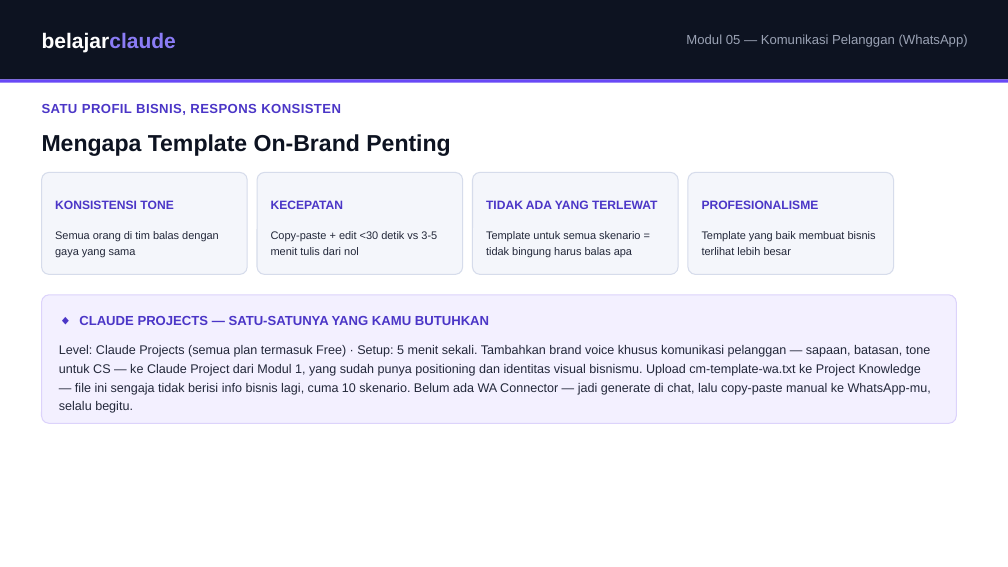
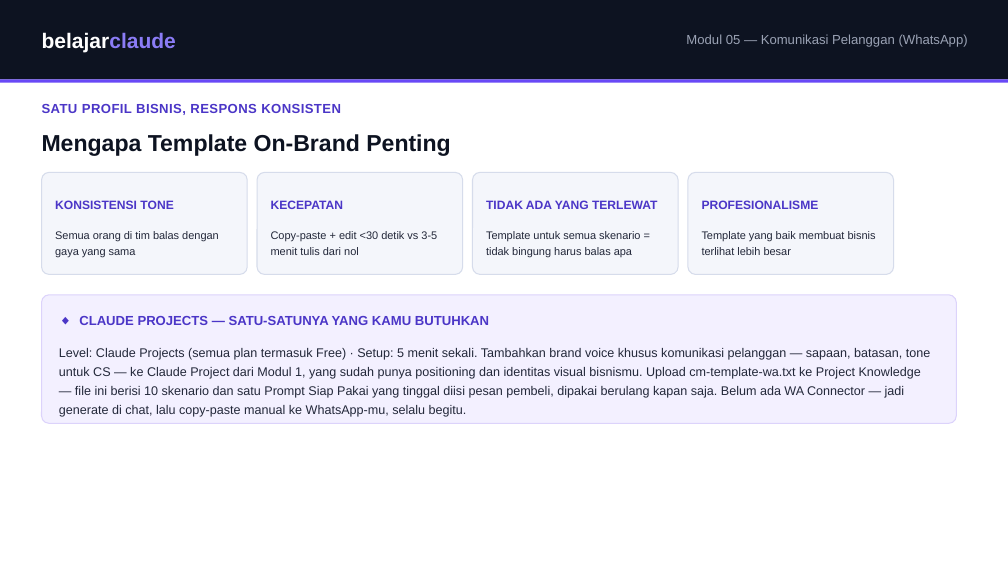
Before and after one commit to juliautomo/belajar-claude, a slide deck: slide 2 of Content-Marketing/M05-Komunikasi-Pelanggan/K3-M05-Komunikasi-Pelanggan.pptx. Drawn at 1008x567 pixels with LibreOffice and Linux fonts; fonts in the diff are those of the drawing. Boxes give left, top, right and bottom in pixels: in the first picture for what was removed or moved away, otherwise in the second. Text is boxed around its words. In the diff, an @@ line names an element or a change of style, - is before the commit and + after.

Commit message:
M05: simplify to Julia's 3-latihan design — upload once (L2), reuse the file's own built-in Prompt Siap Pakai for every real case (L3), no more generate-then-reupload cycle

```diff
--- a/Content-Marketing/M05-Komunikasi-Pelanggan/K3-M05-Komunikasi-Pelanggan.pptx
+++ b/Content-Marketing/M05-Komunikasi-Pelanggan/K3-M05-Komunikasi-Pelanggan.pptx
@@ text at (59, 348, 930, 417): text changed @@
-Level: Claude Projects (semua plan termasuk Free) · Setup: 5 menit sekali. Tambahkan brand voice khusus komunikasi pelanggan — sapaan, batasan, tone untuk CS — ke Claude Project dari Modul 1, yang sudah punya positioning dan identitas visual bisnismu. Upload cm-template-wa.txt ke Project Knowledge — file ini sengaja tidak berisi info bisnis lagi, cuma 10 skenario. Belum ada WA Connector — jadi generate di chat, lalu copy-paste manual ke WhatsApp-mu, selalu begitu.
+Level: Claude Projects (semua plan termasuk Free) · Setup: 5 menit sekali. Tambahkan brand voice khusus komunikasi pelanggan — sapaan, batasan, tone untuk CS — ke Claude Project dari Modul 1, yang sudah punya positioning dan identitas visual bisnismu. Upload cm-template-wa.txt ke Project Knowledge — file ini berisi 10 skenario dan satu Prompt Siap Pakai yang tinggal diisi pesan pembeli, dipakai berulang kapan saja. Belum ada WA Connector — jadi generate di chat, lalu copy-paste manual ke WhatsApp-mu, selalu begitu.
```
Also in this commit, not shown: 3 other slides changed, 1 other file.
